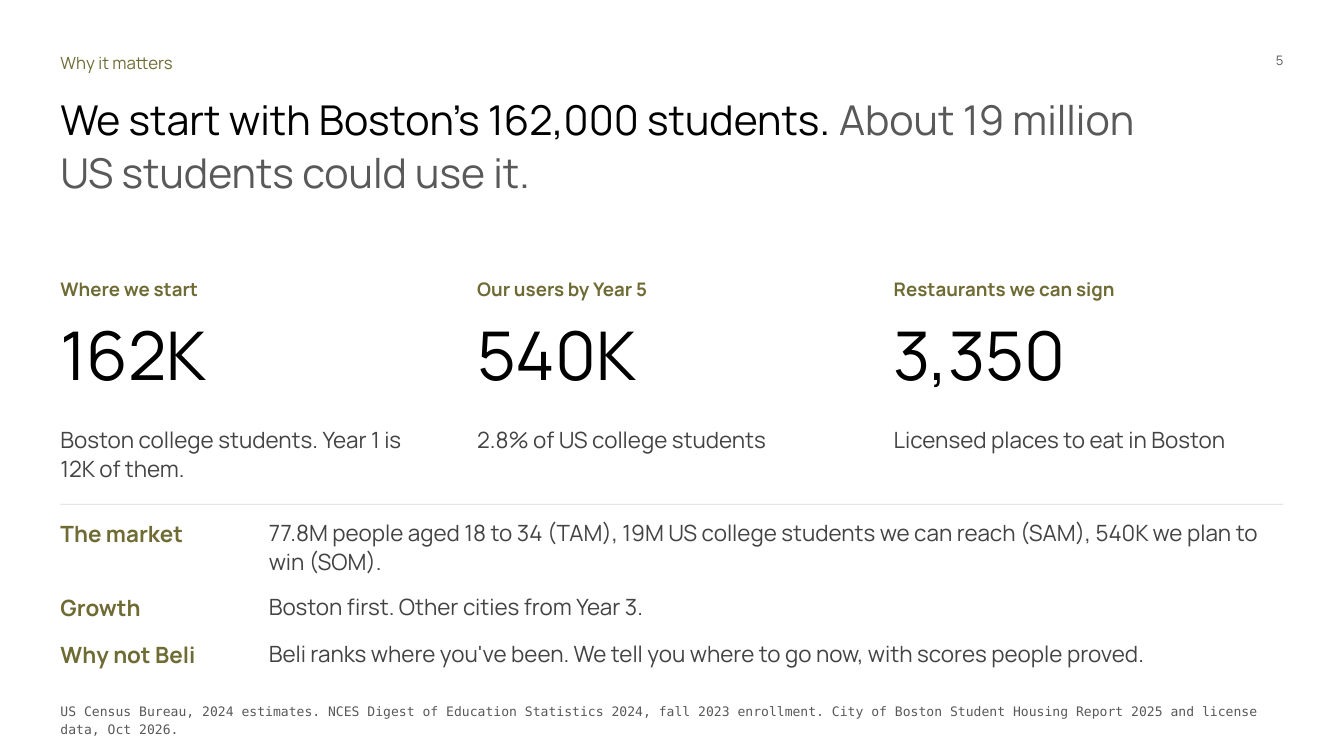
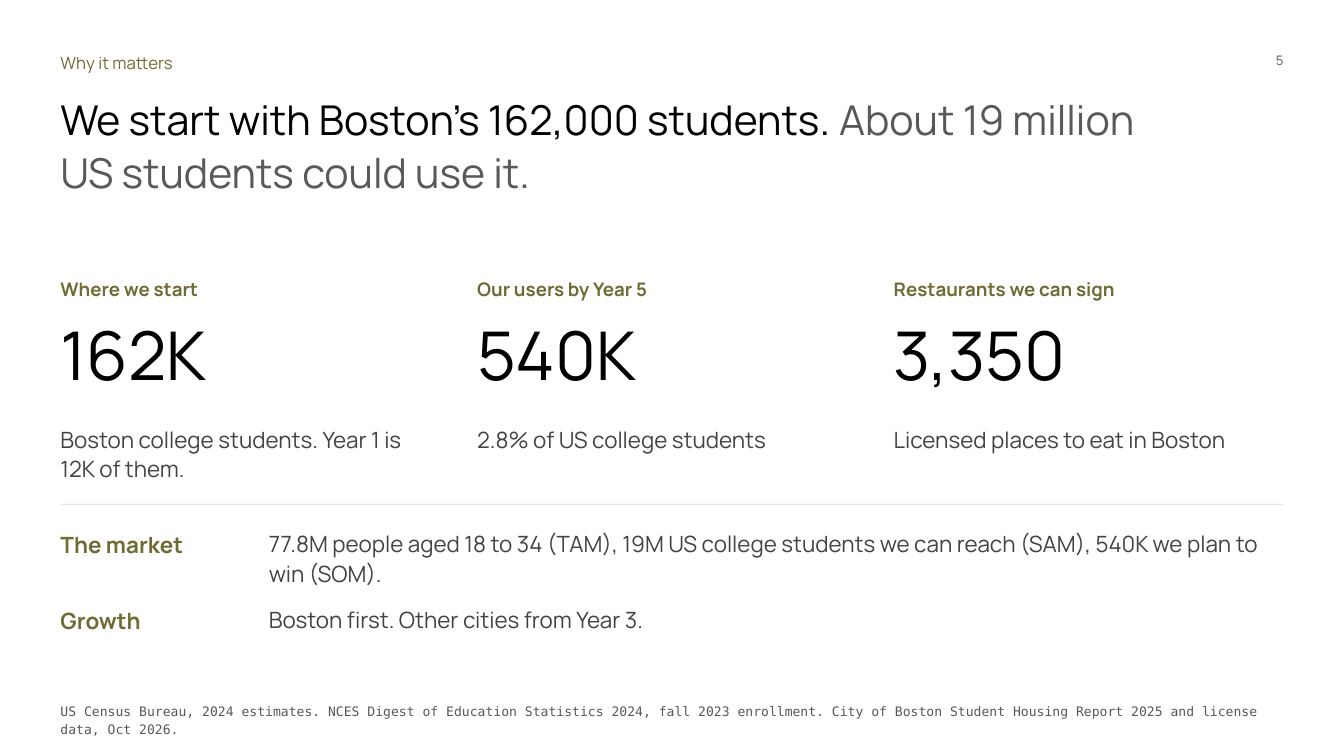
Before and after one commit to Dinguusto/Alex-s-workout-app, a slide deck: slide 5 of ENTR_4501_Gate_2_deck_readable.pptx. Drawn at 1344x756 pixels with LibreOffice and Linux fonts; fonts in the diff are those of the drawing. Boxes give left, top, right and bottom in pixels: in the first picture for what was removed or moved away, otherwise in the second. Text is boxed around its words. In the diff, an @@ line names an element or a change of style, - is before the commit and + after.

```diff
--- a/ENTR_4501_Gate_2_deck_readable.pptx
+++ b/ENTR_4501_Gate_2_deck_readable.pptx
@@ text "The market" moved from (x1=60, y1=526, x2=183, y2=543) to (x1=60, y1=537, x2=183, y2=554) @@
@@ text "77.8M people aged 18 to ..." moved from (x1=269, y1=521, x2=1258, y2=573) to (x1=269, y1=532, x2=1258, y2=585) @@
@@ text "Growth" moved from (x1=60, y1=599, x2=140, y2=617) to (x1=60, y1=612, x2=140, y2=630) @@
@@ text "Boston first. Other cities from ..." moved from (x1=269, y1=598, x2=643, y2=616) to (x1=269, y1=611, x2=643, y2=629) @@
@@ text removed at (x1=60, y1=646, x2=195, y2=669) @@
-Why not Beli
@@ text removed at (x1=269, y1=645, x2=1144, y2=668) @@
-Beli ranks where you've been. We tell you where to go now, with scores people proved.
```
Also in this commit, not shown: 8 other slides changed, 1 slide removed.
